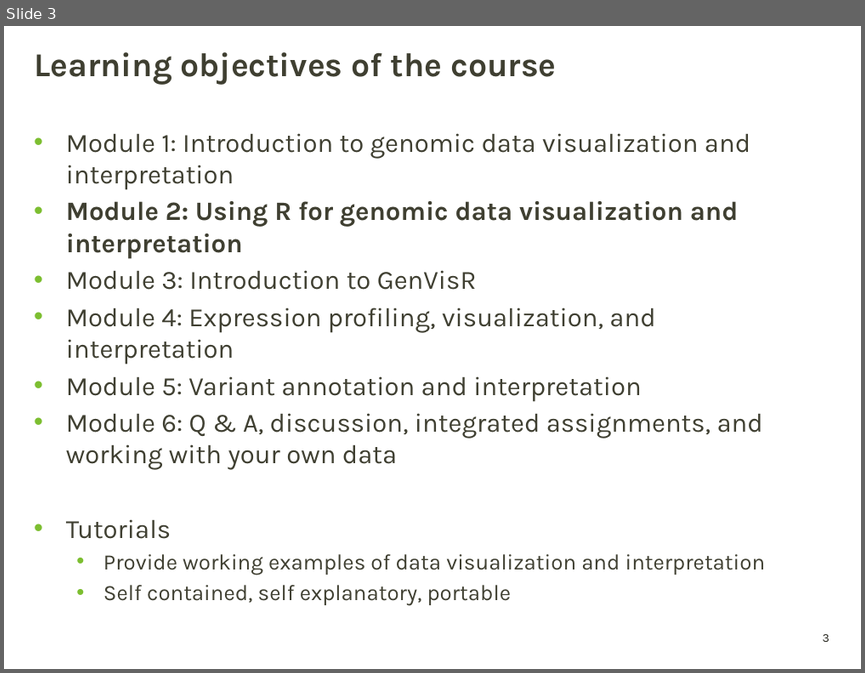
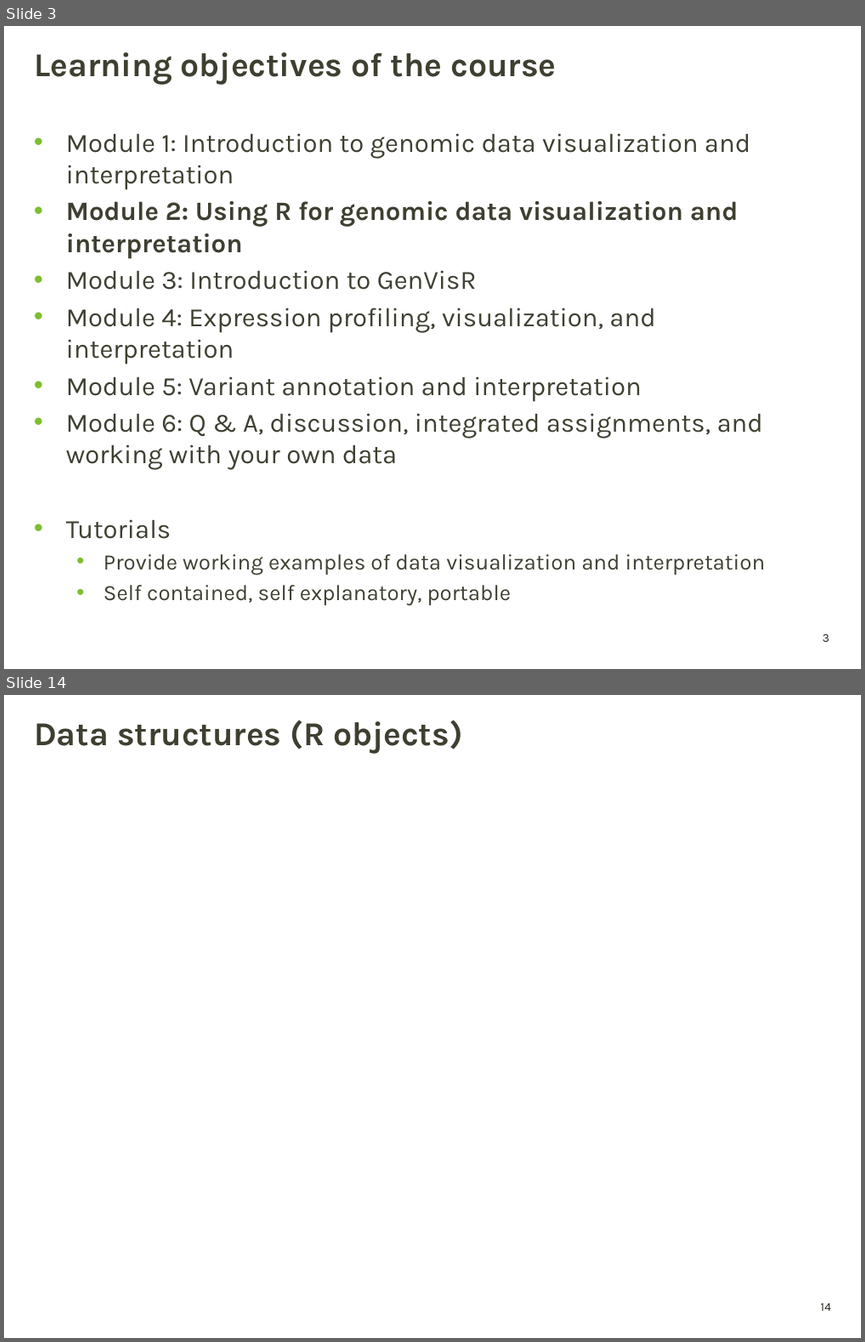
Before and after one commit to griffithlab/genviz.org, a slide deck: lectures/GenViz_Module2_Lecture.pptx. Shown one above the other, each under a label of ours: slide 3 before the commit, slides 3 and 14 after it; the slides between them are not shown. The pictures are 865x673 and 865x1342 pixels, drawn with LibreOffice and Linux fonts; fonts in the diff are those of the drawing; background and template pictures are left out. Boxes give left, top, right and bottom in pixels: in the first picture for what was removed or moved away, otherwise in the second. Text is boxed around its words. In the diff, an @@ line names an element or a change of style, - is before the commit and + after.

```diff
--- a/lectures/GenViz_Module2_Lecture.pptx
+++ b/lectures/GenViz_Module2_Lecture.pptx
@@ slide 14 added at (4,695,861,1338), background picture (left out); not listed: 1 template element that a slide beside it also shows @@
@@ title added at (34,720,462,754), 28 pt, text #3F3F32, bold @@
+Data structures (R objects)
```
Also in this commit, not shown: 1 slide changed, 23 other slides added, 2 other files.
